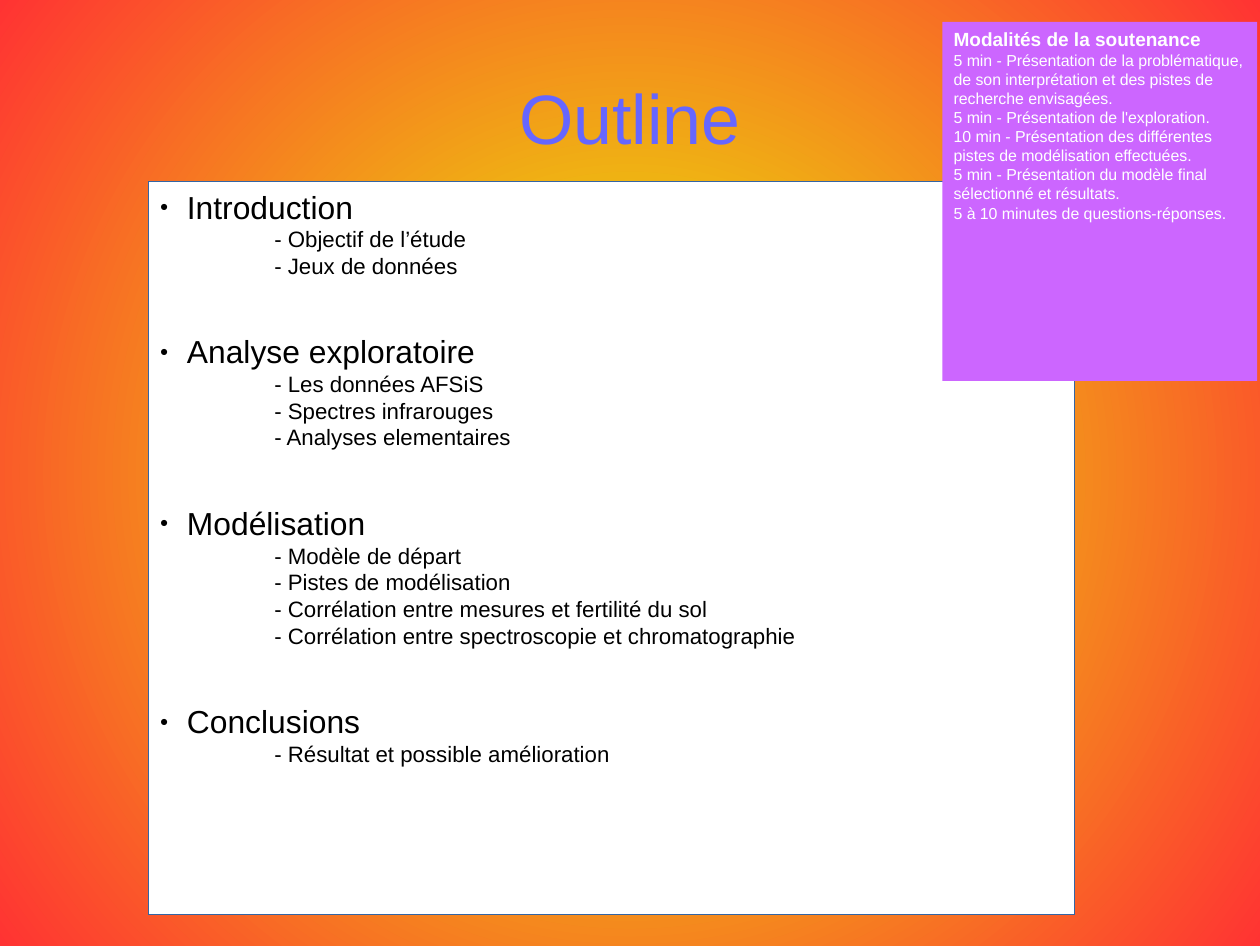
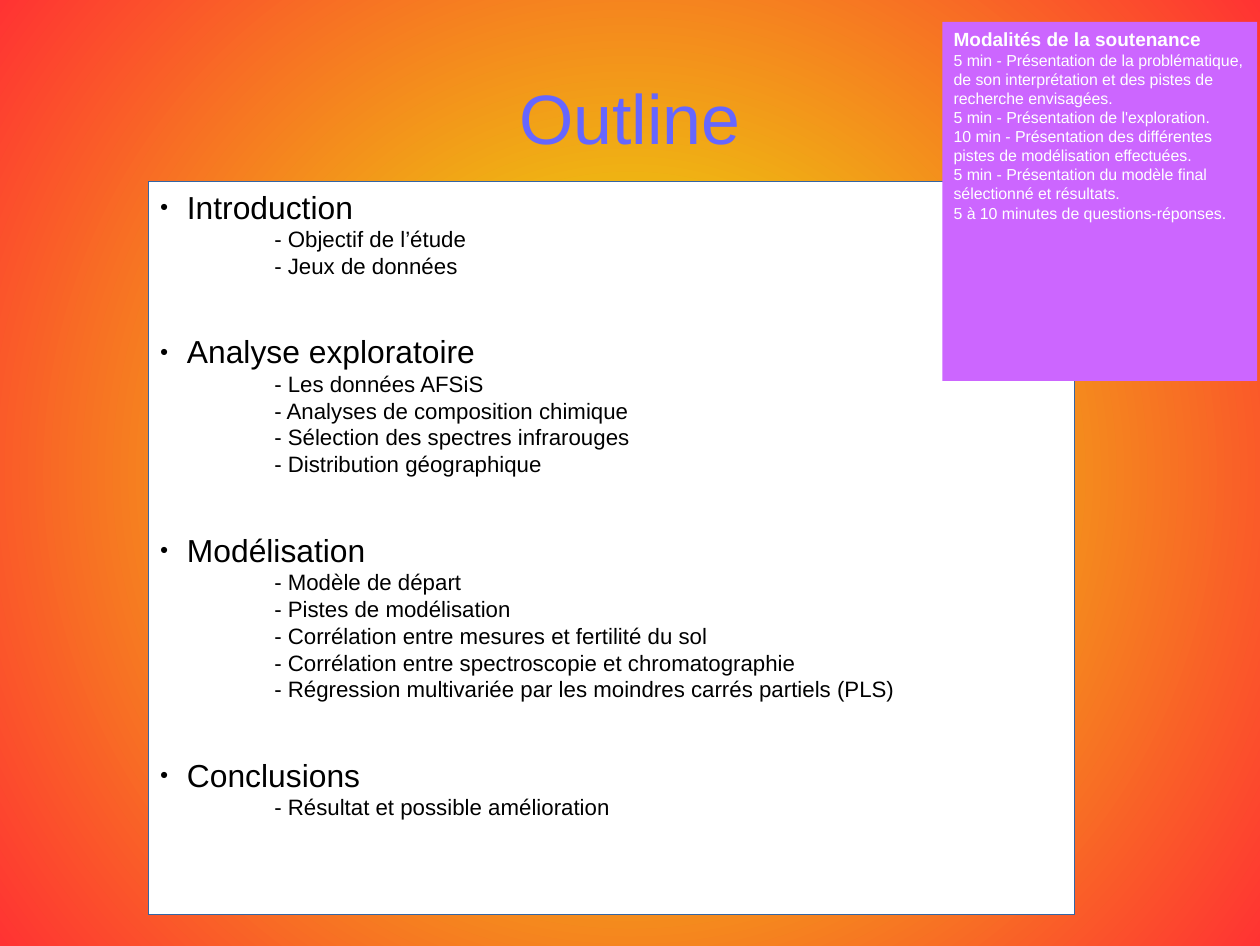
Before and after one commit to opsabarsec/African-soil-chemistry, a slide deck: slide 2 of documents/P7_presentation.odp. Drawn at 1260x946 pixels with LibreOffice and Linux fonts; fonts in the diff are those of the drawing. Boxes give left, top, right and bottom in pixels: in the first picture for what was removed or moved away, otherwise in the second. Text is boxed around its words. In the diff, an @@ line names an element or a change of style, - is before the commit and + after.

```diff
--- a/documents/P7_presentation.odp
+++ b/documents/P7_presentation.odp
@@ text in rectangle at (287, 403, 629, 477): text changed @@
-- Spectres infrarouges
-- Analyses elementaires
+- Analyses de composition chimique
+- Sélection des spectres infrarouges
+- Distribution géographique
@@ text in rectangle at (288, 680, 894, 702): paragraph added @@
+- Régression multivariée par les moindres carrés partiels (PLS)
```
Also in this commit, not shown: 2 other slides changed, 5 slides added, 1 slide removed, 7 other files.
